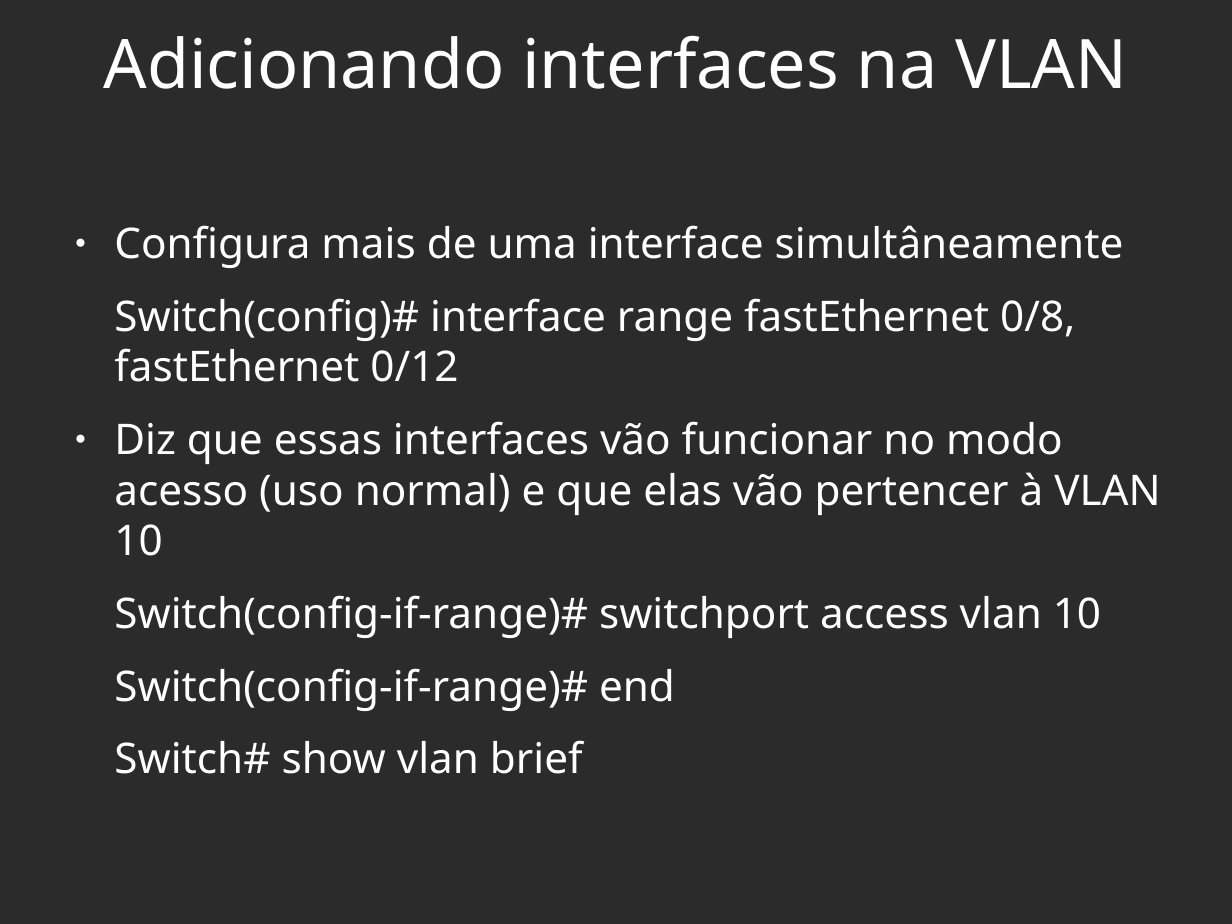
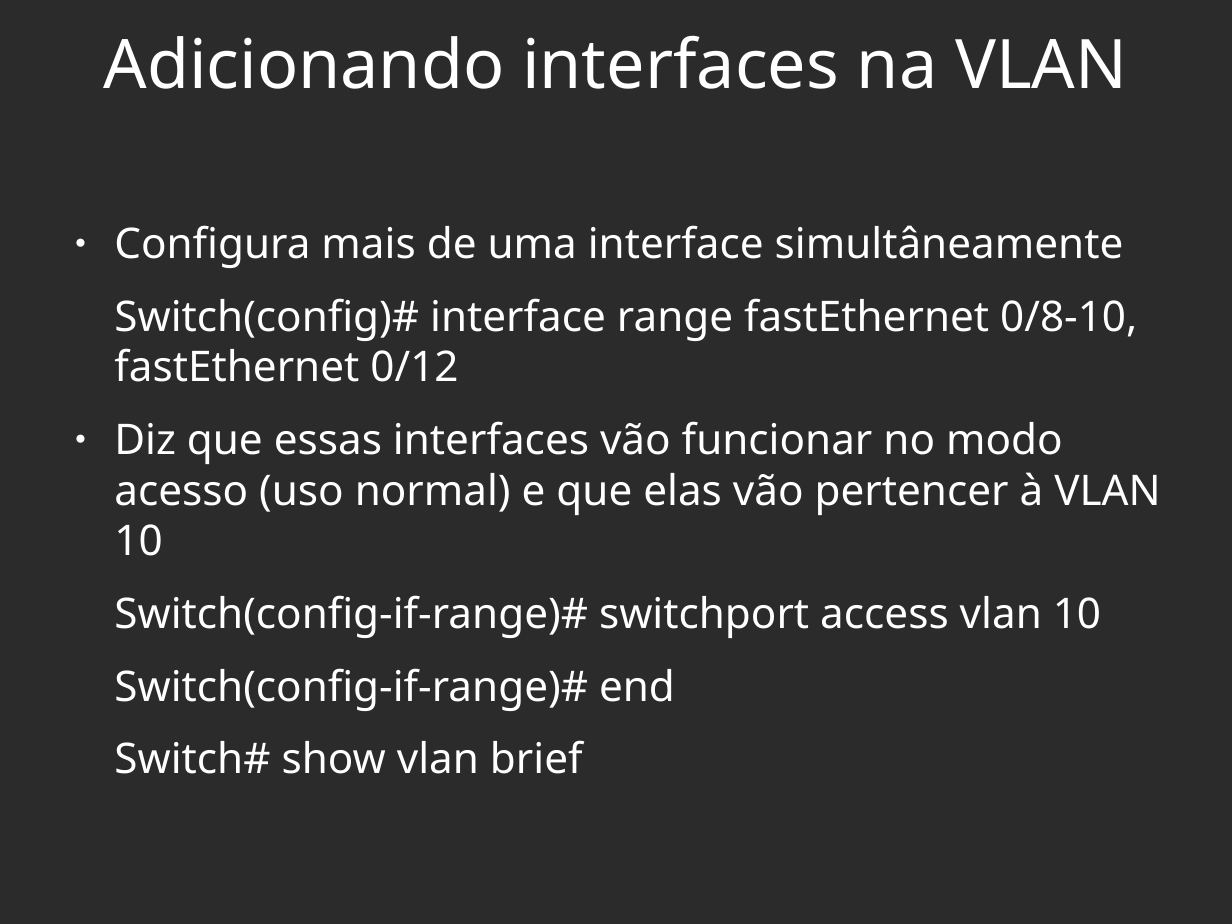
Before and after one commit to viniciusalveshax/aulas, a slide deck: slide 14 of redes-2/pdf08-vlan-switches/pdf08-vlan-switches.odp. Drawn at 1232x924 pixels with LibreOffice and Linux fonts; fonts in the diff are those of the drawing; background and template pictures are left out; a plain dark background stands for a picture behind light text. Boxes give left, top, right and bottom in pixels: in the first picture for what was removed or moved away, otherwise in the second. Text is boxed around its words. In the diff, an @@ line names an element or a change of style, - is before the commit and + after.

Commit message:
Adicionando modificações menores na aula sobre VLAN

```diff
--- a/redes-2/pdf08-vlan-switches/pdf08-vlan-switches.odp
+++ b/redes-2/pdf08-vlan-switches/pdf08-vlan-switches.odp
@@ text at [114,298,1137,382]: text changed @@
-Switch(config)# interface range fastEthernet 0/8, fastEthernet 0/12
+Switch(config)# interface range fastEthernet 0/8-10, fastEthernet 0/12
```
Also in this commit, not shown: 1 other slide changed, 1 other file.
